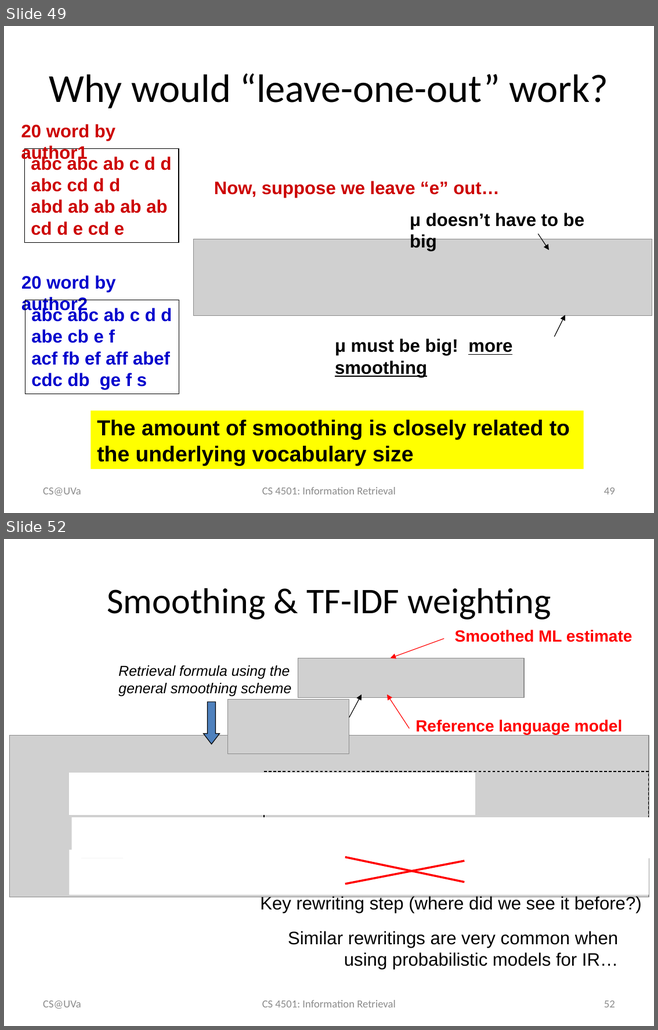
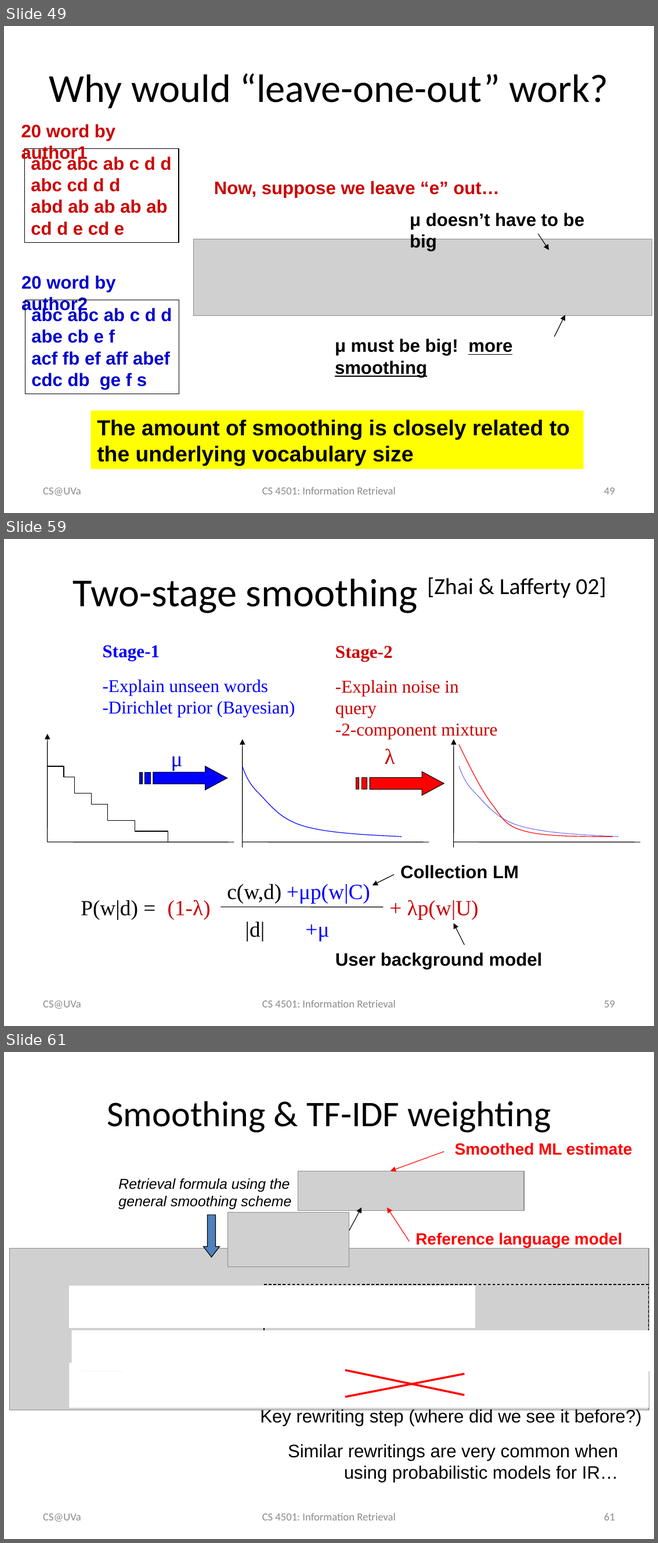
Before and after one commit to wang296/IR2015, a slide deck: docs/Language Models.pptx. Shown one above the other, each under a label of ours: slides 49 and 52 before the commit, slides 49, 59 and 61 after it; the slides between them are not shown. The pictures are 658x1030 and 658x1543 pixels, drawn with LibreOffice and Linux fonts; fonts in the diff are those of the drawing; grey boxes stand for pictures. Boxes give left, top, right and bottom in pixels: in the first picture for what was removed or moved away, otherwise in the second. Text is boxed around its words. In the diff, an @@ line names an element or a change of style, - is before the commit and + after.

```diff
--- a/docs/Language Models.pptx
+++ b/docs/Language Models.pptx
@@ slide 59 added at <box>4,539,654,1026</box>, background #FFFFFF @@
@@ title added at <box>73,577,605,613</box>, 44 pt, text #000000 @@
+Two-stage smoothing [Zhai & Lafferty 02]
@@ arrow added from (48, 842) to (48, 734), #000000 0.75 pt @@
@@ freeform shape added at <box>48,766,195,842</box>, outline #000000 0.75 pt @@
@@ line added from (48, 842) to (234, 842), #000000 0.75 pt @@
@@ group added at <box>103,645,518,942</box>: 5 texts, 2 freeform shapes, 2 arrows, 1 line @@
++μp(w|C)
++μ
+Stage-1
+-Explain unseen words
+-Dirichlet prior (Bayesian)
+μ
+Collection LM
@@ group added at <box>81,884,383,942</box>: 3 texts, 1 line @@
+c(w,d)
+|d|
+P(w|d) =
@@ group added at <box>168,646,640,969</box>: 5 texts, 3 freeform shapes, 2 arrows, 1 line @@
+(1-λ)
++ λp(w|U)
+Stage-2
+-Explain noise in query
+-2-component mixture
+λ
+User background model
@@ text added at <box>43,1001,81,1009</box>, 12 pt, text #8C8C8C @@
+CS@UVa
@@ text added at <box>262,1000,395,1008</box>, 12 pt, text #8C8C8C @@
+CS 4501: Information Retrieval
@@ page number added at <box>604,1001,615,1008</box>, 12 pt, text #8C8C8C @@
+59
@@ what was slide 52 is now slide 61 @@
@@ page number at <box>604,1513,615,1521</box>: text changed @@
-52
+61
```
Also in this commit, not shown: 2 slides changed, 8 other slides added, 3 other files.
